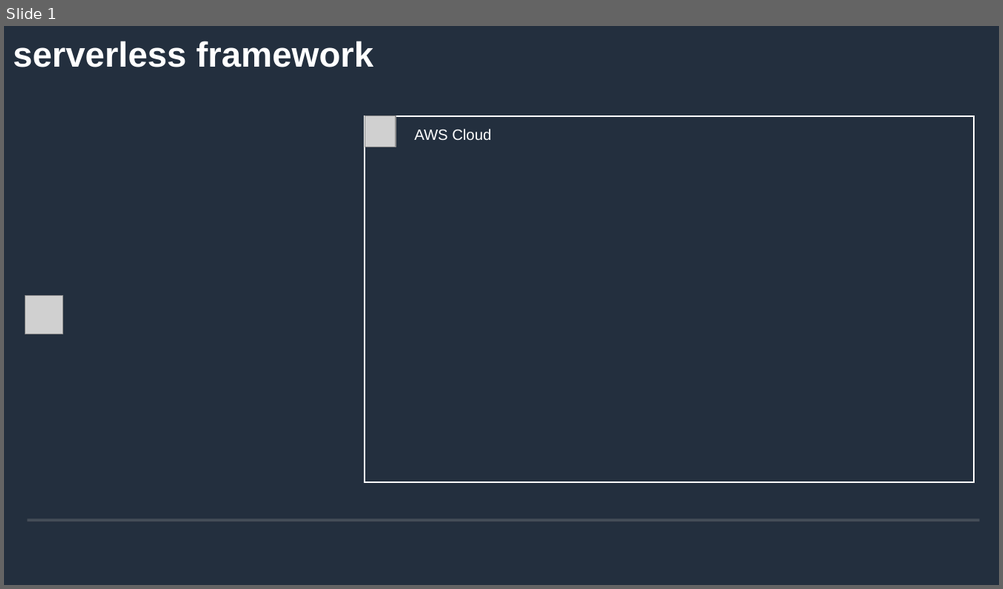
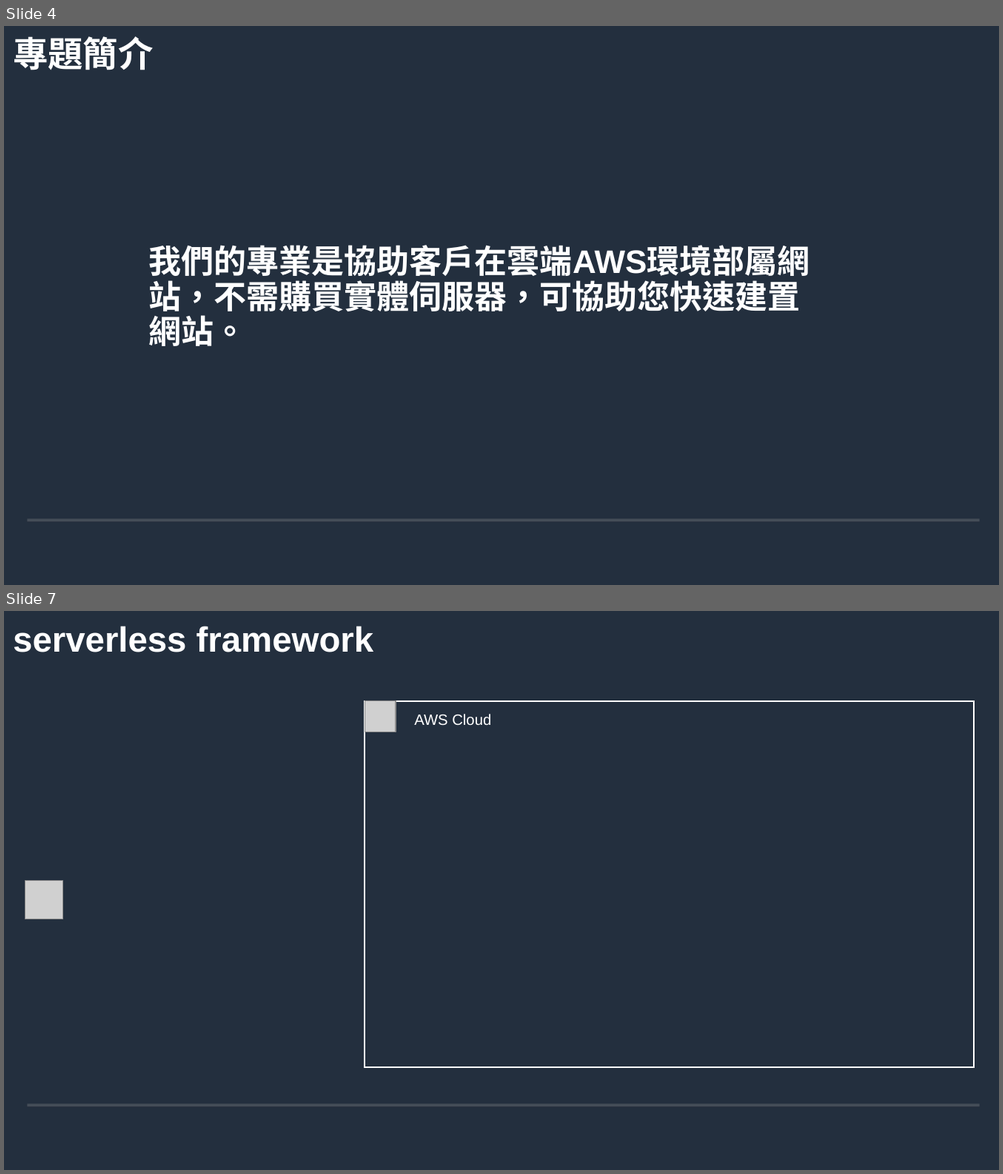
Before and after one commit to andygithub9/cfc104_2, a slide deck: 104.odp. Shown one above the other, each under a label of ours: slide 1 before the commit, slides 4 and 7 after it; the slides between them are not shown. The pictures are 1003x589 and 1003x1174 pixels, drawn with LibreOffice and Linux fonts; fonts in the diff are those of the drawing; grey boxes stand for pictures; background and template pictures are left out. Boxes give left, top, right and bottom in pixels: in the first picture for what was removed or moved away, otherwise in the second. Text is boxed around its words. In the diff, an @@ line names an element or a change of style, - is before the commit and + after.

```diff
--- a/104.odp
+++ b/104.odp
@@ slide 4 added at (4,26,999,585), background #232F3E; not listed: 2 template elements that a slide beside it also shows @@
@@ title added at (13,36,153,70), 28 pt, text #FFFFFF, bold @@
+專題簡介
@@ title added at (148,245,810,346), 26 pt, text #FFFFFF, bold @@
+我們的專業是協助客戶在雲端AWS環境部屬網站，不需購買實體伺服器，可協助您快速建置網站。
@@ what was slide 1 is now slide 7 @@
```
Also in this commit, not shown: 2 slides changed, 20 other slides added, 2 other files.
